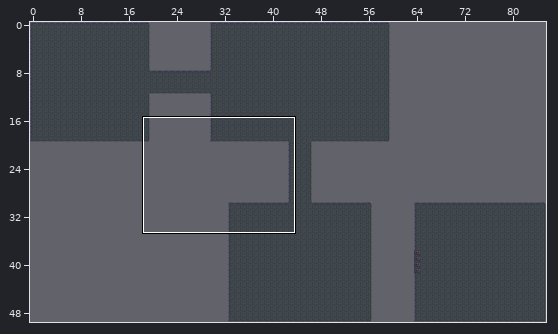
Level history. Tiled map: assets/map1.tmx. The first picture is a wide view before the edit; the outline marks the close-up.
Close-up. Earlier state:
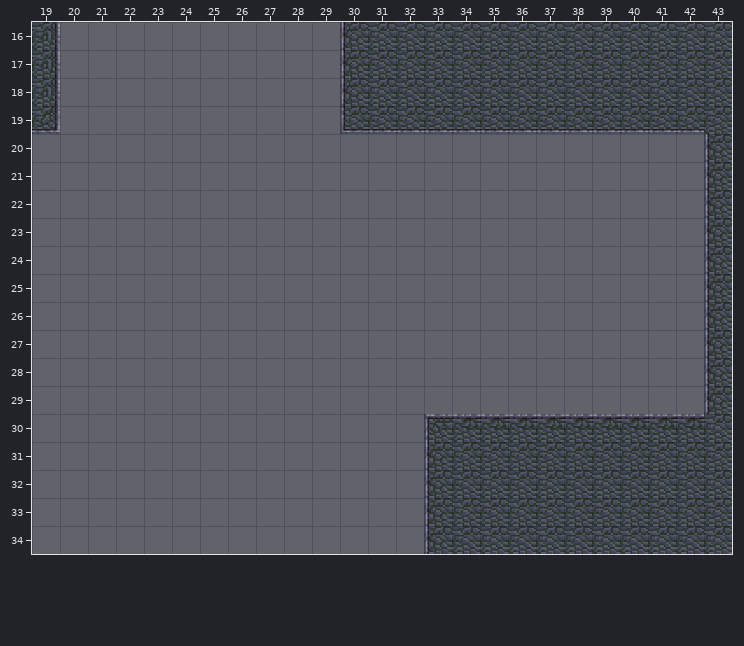
Cells are 32x32 px. Shown: x 19..43, y 16..34. The commit also changed other parts of the map, which this record leaves out.
New version:
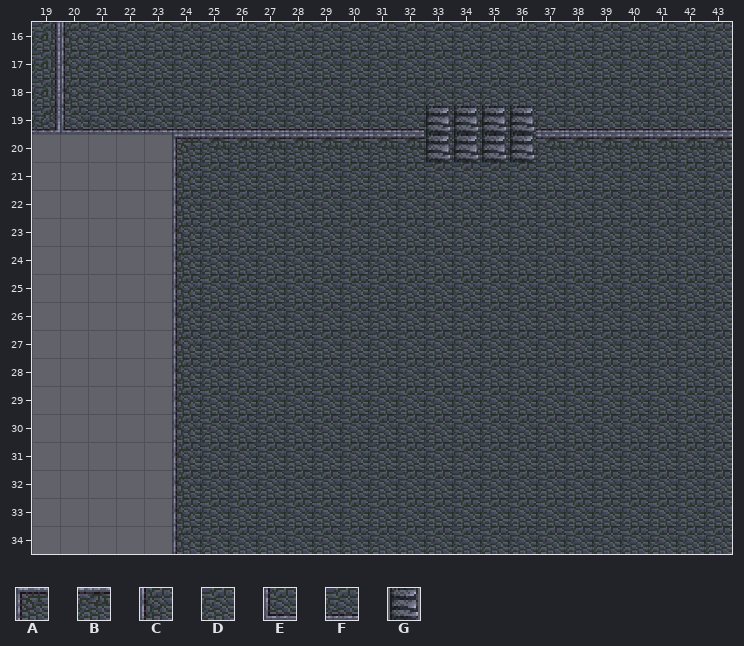
Key: from "tiles1": A 0, B 1, C 9, D 10, E 18, F 19, G 30.
_ is an empty cell.
Tiles of an added or newly shown layer are drawn over the layers below it.
Difference:
Layer "floor":
There is now tile D in rows 16 to 18 at x 21 to 30; in rows 19 to 20 at x 33 to 36; in rows 21 to 29 at x 25 to 43; in row 30 at x 25 to 42; in rows 31 to 34 at x 25 to 33.
Tile D is gone in row 19 at x 43.
Layer "walls":
There is now tile A in row 20 at x 24.
The edit turns tile C into tile B in row 20 at x 43.
There is now tile B in row 20 at x 25 to 32 and 37 to 42.
There is now tile C in rows 16 to 18 at x 20; in rows 21 to 34 at x 24.
There is now tile E in row 19 at x 20.
The edit turns tile E into tile F in row 19 at x 30.
There is now tile F in row 19 at x 21 to 29 and 43.
Tile A is gone in row 30 at x 33.
Tile B is gone in row 30 at x 34 to 42.
Tile C is gone in rows 16 to 18 at x 30; in rows 21 to 29 at x 43; in rows 31 to 34 at x 33.
Tile F is gone in row 19 at x 33 to 36.
Layer "above_player" (added):
There is now tile G in rows 19 to 20 at x 33 to 36.
